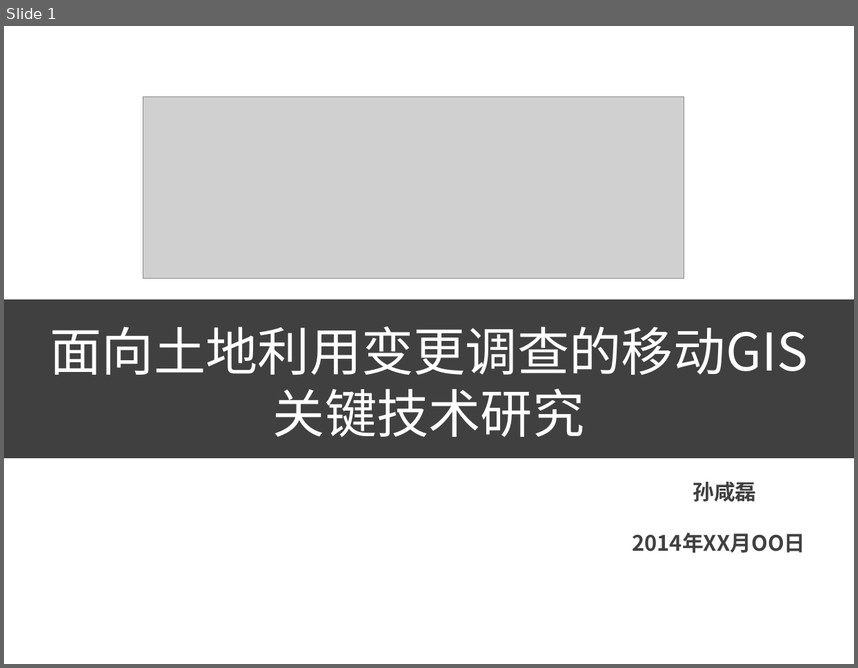
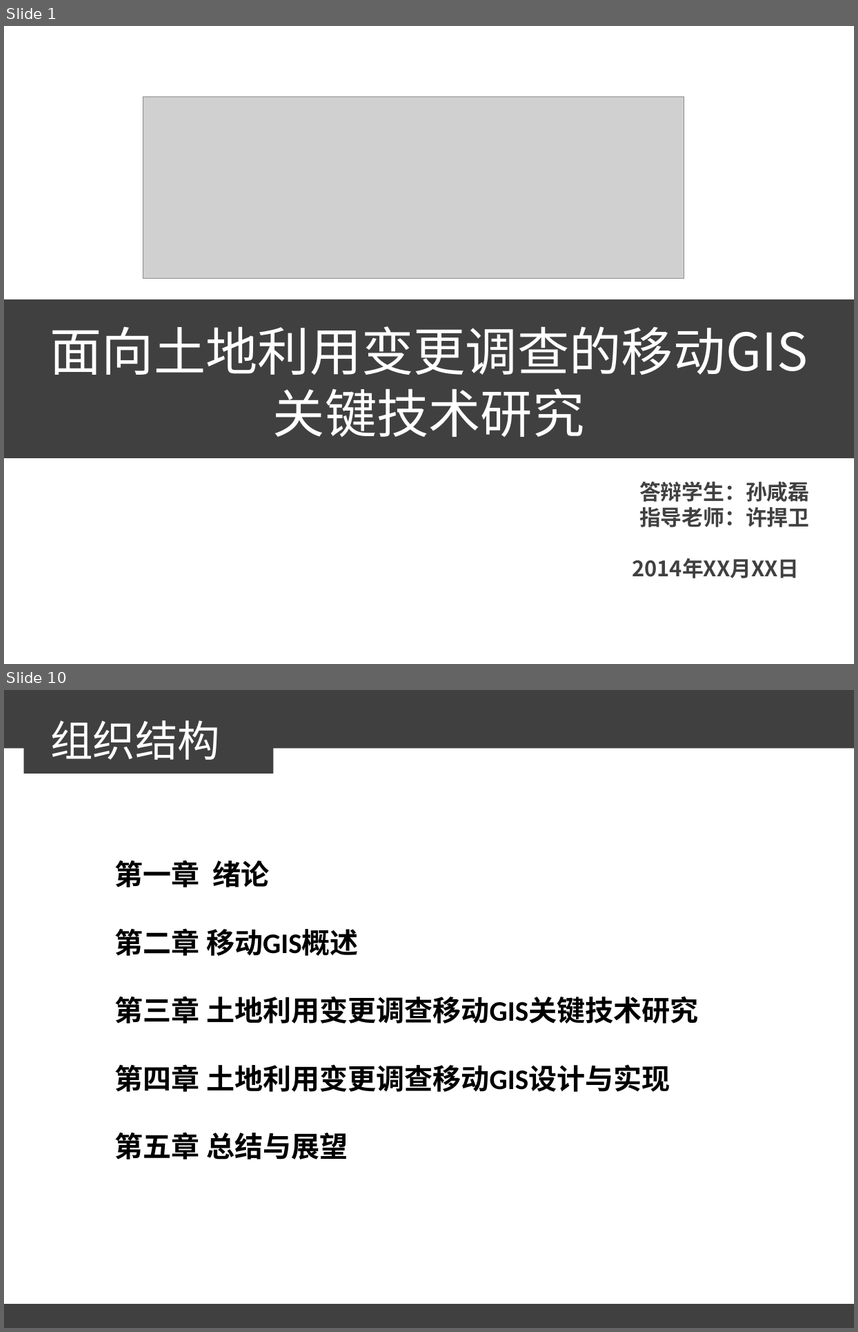
Before and after one commit to sunxianlei/MyThesis, a slide deck: 汇报答辩/论文答辩.ppt. Shown one above the other, each under a label of ours: slide 1 before the commit, slides 1 and 10 after it; the slides between them are not shown. The pictures are 858x668 and 858x1332 pixels, drawn with LibreOffice and Linux fonts; fonts in the diff are those of the drawing; grey boxes stand for pictures. Boxes give left, top, right and bottom in pixels: in the first picture for what was removed or moved away, otherwise in the second. Text is boxed around its words. In the diff, an @@ line names an element or a change of style, - is before the commit and + after.

Commit message:
添加ppt部分内容
添加ppt部分内容，三个关键技术点只写了一个，还有部分信息留空

```diff
--- a/汇报答辩/论文答辩.ppt
+++ b/汇报答辩/论文答辩.ppt
@@ slide 10 added at <box>4,690,854,1328</box>, background #FFFFFF @@
@@ rectangle added at <box>4,690,854,749</box>, fill #404040 @@
@@ rectangle added at <box>23,716,274,774</box>, fill #404040 @@
@@ text added at <box>50,720,220,760</box>, 36 pt, text #FFFFFF @@
+组织结构
@@ text added at <box>114,860,699,1159</box>, 24 pt, text #000000, bold @@
+第一章 绪论
+第二章 移动GIS概述
+第三章 土地利用变更调查移动GIS关键技术研究
+第四章 土地利用变更调查移动GIS设计与实现
+第五章 总结与展望
@@ rectangle added at <box>4,1304,854,1328</box>, fill #404040 @@
@@ slide 1 changed as well @@
@@ text at <box>632,481,809,578</box>: text changed @@
-孙咸磊
-2014年XX月OO日
+答辩学生：孙咸磊
+指导老师：许捍卫
+2014年XX月XX日
```
Also in this commit, not shown: 2 other slides changed, 25 other slides added, 1 slide removed.
